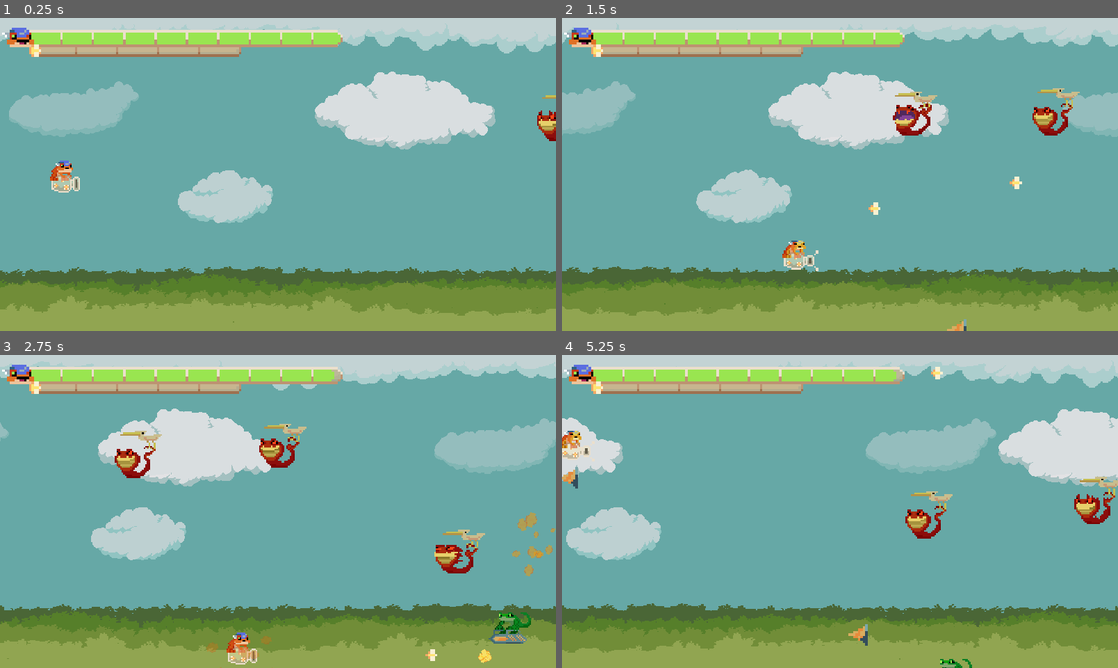
Above: before the commit, frames 1-4 (two rows, left to right).
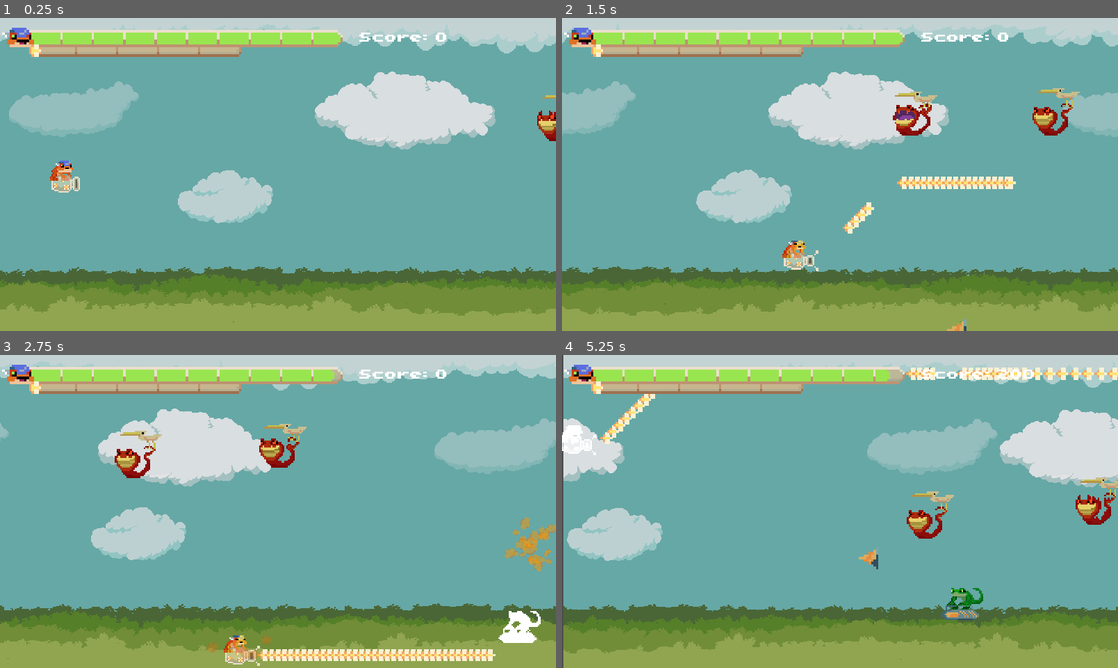
Above: after the commit, the same moments.

Repository: NxKuma/ISCS_Shooter
Game: Godot game, scene res://Scene/main.tscn
The game is run twice, just before and just after one commit, with the same random seed, the same clock (stepped at 60 frames per second) and the same inputs.
Inputs:
- Up to frame 1 (0.25 s): no input
- Up to frame 2 (1.5 s): hold D (Right) 0.53-1.28 s; hold G (Bomb) 0.53-1.28 s; tap Space (Shoot) at 0.8, 1.35 s; hold S (Down) from 1.28 s (still down)
- Up to frame 3 (2.75 s): tap G (Bomb) at 1.55 s; release S (Down) at 2.03 s; hold D (Right) from 2.03 s (still down); hold G (Bomb) from 2.03 s (still down); tap Space (Shoot) at 2.3 s
- Up to frame 4 (5.25 s): release D (Right) at 2.78 s; release G (Bomb) at 2.78 s; hold W (Up) 2.78-3.53 s; tap Space (Shoot) at 2.85, 3.8, 4.35 s; tap G (Bomb) at 3.05, 4.55 s; hold G (Bomb) 3.53-4.28 s; hold A (Left) 3.53-5.03 s; hold S (Down) from 5.03 s (still down); hold G (Bomb) from 5.03 s (still down)

The runs differ from the first frame. In frame 1, 0.2% of the frame differs, in the area x 64-81%, y 4-8%; in frame 2, 1.2%; in frame 3, 3.8%; in frame 4, 5.6%, in the area x 0-100%, y 0-100%.

Commit message:
Added Score System

Diff:
--- a/Scene/canvas_layer.tscn
+++ b/Scene/canvas_layer.tscn
@@ -21,15 +21,34 @@
 anchor_right = 0.5
 anchor_bottom = 0.5
 offset_left = -327.0
-offset_top = -144.5
+offset_top = -188.0
 offset_right = 327.0
-offset_bottom = 144.5
+offset_bottom = 101.0
 grow_horizontal = 2
 grow_vertical = 2
 mouse_filter = 2
 bbcode_enabled = true
 text = "[font_size=75][center]
-[font=./Fonts/04B11-xrr.TTF][rainbow]You Died 💀"
+[font=./Fonts/04B11-xrr.TTF][rainbow]You Died 💀
+"
+
+[node name="Score" type="RichTextLabel" parent="."]
+anchors_preset = 8
+anchor_left = 0.5
+anchor_top = 0.5
+anchor_right = 0.5
+anchor_bottom = 0.5
+offset_left = -576.0
+offset_top = 2.0
+offset_right = 576.0
+offset_bottom = 291.0
+grow_horizontal = 2
+grow_vertical = 2
+mouse_filter = 2
+bbcode_enabled = true
+text = "[font_size=60][center]
+[font=./Fonts/04B11-xrr.TTF]Score:10000
+"
 
 [node name="Try Again" type="Button" parent="."]
 offset_left = 460.0
@@ -41,6 +60,7 @@
 text = "Play Again"
 
 [node name="Area2D" type="Area2D" parent="."]
+visible = false
 
 [node name="CollisionShape2D" type="CollisionShape2D" parent="Area2D"]
 position = Vector2(597.5, -294.5)
--- a/Scene/lizard_enemy.tscn
+++ b/Scene/lizard_enemy.tscn
@@ -137,6 +137,7 @@
 
 [connection signal="area_entered" from="." to="." method="_on_area_entered"]
 [connection signal="body_entered" from="." to="." method="_on_body_entered"]
+[connection signal="tree_exited" from="." to="." method="_on_tree_exited"]
 [connection signal="timeout" from="Reload" to="." method="_on_reload_timeout"]
 [connection signal="timeout" from="Reload" to="." method="_on_timer_timeout"]
 [connection signal="timeout" from="Wake" to="." method="_on_wake_timeout"]
--- a/Scene/snake_enemy.tscn
+++ b/Scene/snake_enemy.tscn
@@ -149,4 +149,5 @@
 
 [connection signal="area_entered" from="." to="." method="_on_area_entered"]
 [connection signal="body_entered" from="." to="." method="_on_body_entered"]
+[connection signal="tree_exited" from="." to="." method="_on_tree_exited"]
 [connection signal="timeout" from="Wake" to="." method="_on_wake_timeout"]
--- a/Scene/ui.tscn
+++ b/Scene/ui.tscn
@@ -37,3 +37,20 @@
 centered = false
 hframes = 4
 frame = 3
+
+[node name="RichTextLabel" type="RichTextLabel" parent="."]
+anchors_preset = -1
+anchor_left = 0.766493
+anchor_right = 1.10243
+anchor_bottom = 0.123457
+offset_left = -138.0
+offset_top = 27.0
+offset_right = -98.0
+offset_bottom = 67.0
+grow_horizontal = 0
+size_flags_vertical = 0
+bbcode_enabled = true
+text = "[font_size=30]
+[font=./Fonts/04B11-xrr.TTF]Score: 00"
+fit_content = true
+metadata/_edit_use_anchors_ = true
--- a/Script/Bullet_shatter.gd
+++ b/Script/Bullet_shatter.gd
@@ -1,6 +1,7 @@
 extends GPUParticles2D
 
 @onready var bomb_sfx: AudioStreamPlayer2D = $BombSFX
+@onready var ui:CanvasLayer = $"../UI"
 
 var version: int = 0
 
@@ -26,3 +27,4 @@
 func _on_bomb_area_entered(area):
 	if version != 0:
 		area.queue_free()
+		ui.points += 200
--- a/Script/lizard_enemy.gd
+++ b/Script/lizard_enemy.gd
@@ -3,6 +3,7 @@
 @export var speed:float = 100.0
 @export var direction:Vector2 = Vector2.LEFT
 
+@onready var ui:CanvasLayer = $"../UI"
 @onready var animated_sprite_2d:AnimatedSprite2D = $AnimatedSprite2D
 @onready var timer:Timer = $Reload
 @onready var particle:GPUParticles2D = $Particle2
@@ -89,7 +90,7 @@
 
 func summon():
 	var willbomb:int = randi_range(1,20)
-	if willbomb == 8:
+	if willbomb == 5:
 		var pickup = PICKUP.instantiate()
 		pickup.global_position = global_position
 		add_sibling(pickup)
@@ -101,3 +102,7 @@
 func _on_reload_timeout():
 	if !is_dead:
 		shoot()
+
+
+func _on_tree_exited():
+	ui.points += 200
--- a/Script/player.gd
+++ b/Script/player.gd
@@ -23,6 +23,20 @@
 	bgm.play()
 
 func _process(delta: float) -> void:
+	if Input.is_action_pressed("Shoot") or Input.is_action_pressed("Bomb"):
+		animated_sprite_2d.play("Shoot")
+		var new_projectile = PROJECTILE.instantiate()
+		if Input.is_action_just_pressed("Bomb") and can_bomb:
+			pew_sfx.play(0.21)
+			new_projectile.version = 3
+			bombs = 0
+		else:
+			new_projectile.version = 0
+		new_projectile.direction = Vector2.RIGHT
+		new_projectile.global_position = Vector2(global_position.x + 42, global_position.y + 5)
+		add_sibling(new_projectile)
+
+
 	var movement := Input.get_vector("Left", "Right", "Up", "Down")
 	if movement:
 		velocity = movement * speed
@@ -42,19 +56,19 @@
 		death.emitting = true
 		set_process(false)
 
-func _input(event):
-	if Input.is_action_just_pressed("Shoot") or Input.is_action_just_pressed("Bomb"):
-		animated_sprite_2d.play("Shoot")
-		var new_projectile = PROJECTILE.instantiate()
-		if Input.is_action_just_pressed("Bomb") and can_bomb:
-			pew_sfx.play(0.21)
-			new_projectile.version = 3
-			bombs = 0
-		else:
-			new_projectile.version = 0
-		new_projectile.direction = Vector2.RIGHT
-		new_projectile.global_position = Vector2(global_position.x + 42, global_position.y + 5)
-		add_sibling(new_projectile)
+#func _input(event):
+	#if Input.is_action_pressed("Shoot") or Input.is_action_pressed("Bomb"):
+		#animated_sprite_2d.play("Shoot")
+		#var new_projectile = PROJECTILE.instantiate()
+		#if Input.is_action_just_pressed("Bomb") and can_bomb:
+			#pew_sfx.play(0.21)
+			#new_projectile.version = 3
+			#bombs = 0
+		#else:
+			#new_projectile.version = 0
+		#new_projectile.direction = Vector2.RIGHT
+		#new_projectile.global_position = Vector2(global_position.x + 42, global_position.y + 5)
+		#add_sibling(new_projectile)
 
 
 func _on_wake_timeout():
--- a/Script/snake_enemy.gd
+++ b/Script/snake_enemy.gd
@@ -7,6 +7,7 @@
 @onready var collision_shape_2d:CollisionShape2D = $CollisionShape2D
 @onready var wake:Timer = $Wake
 @onready var camera_2d:Camera2D = $"../Camera2D"
+@onready var ui:CanvasLayer = $"../UI"
 
 const PROJECTILE = preload("res://Scene/particle_effect.tscn")
 const SHUTTER = preload("res://Scene/Bullet_shatter.tscn")
@@ -62,6 +63,7 @@
 	wake.start()
 	if health <= 0:
 		is_dead = true
+		collision_shape_2d.disabled = true
 		summon()
 		animated_sprite_2d.visible = false
 		snake.emitting = true
@@ -71,7 +73,7 @@
 
 func summon():
 	var willbomb:int = randi_range(1,20)
-	if willbomb == 6:
+	if willbomb == 1:
 		var pickup = PICKUP.instantiate()
 		pickup.global_position = global_position
 		add_sibling(pickup)
@@ -80,3 +82,7 @@
 
 func _on_wake_timeout():
 	animated_sprite_2d.material.set("shader_parameter/Enabled", false)
+
+
+func _on_tree_exited():
+	ui.points += 100
--- a/Script/spawner.gd
+++ b/Script/spawner.gd
@@ -6,12 +6,13 @@
 @onready var timer:Timer = $Timer
 
 func _on_timer_timeout() -> void:
-	var random_height:float = randf_range(-200,200)
-	var random_enemy:int = randi_range(0,1)
-	var enemy
-	match random_enemy:
-		0: enemy = SNAKE_ENEMY.instantiate()
-		1: enemy = LIZARD_ENEMY.instantiate()
-	add_sibling(enemy)
-	enemy.position = Vector2(position.x ,position.y + random_height)
-	timer.wait_time = randi_range(1,2)
+	if visible == true:
+		var random_height:float = randf_range(-200,200)
+		var random_enemy:int = randi_range(0,1)
+		var enemy
+		match random_enemy:
+			0: enemy = SNAKE_ENEMY.instantiate()
+			1: enemy = LIZARD_ENEMY.instantiate()
+		add_sibling(enemy)
+		enemy.position = Vector2(position.x ,position.y + random_height)
+		timer.wait_time = randi_range(1,2)
--- a/Script/ui.gd
+++ b/Script/ui.gd
@@ -2,7 +2,9 @@
 @onready var bar:Sprite2D = $Bar
 @onready var bomb:Sprite2D = $BombBar
 @onready var player = $"../Player"
+@onready var rich_text_label:RichTextLabel = $RichTextLabel
 
+var points:int = 0
 # Called when the node enters the scene tree for the first time.
 func _ready():
 	pass # Replace with function body.
@@ -11,6 +13,7 @@
 # Called every frame. 'delta' is the elapsed time since the previous frame.
 func _process(delta):
 	bar.scale.x = player.health/100
+	rich_text_label.text = "[font_size=30][font=./Fonts/04B11-xrr.TTF]Score: " + str(points)
 	if player.bombs <= 5:
 		bomb.scale.x = player.bombs
 		if player.bombs == 5:
--- a/canvas_layer.gd
+++ b/canvas_layer.gd
@@ -2,7 +2,9 @@
 
 @onready var player:CharacterBody2D = $"../Player"
 @onready var ui:CanvasLayer = $"../UI"
+@onready var spawner = $"../Spawner"
 @onready var area_2d:Area2D = $Area2D
+@onready var score:RichTextLabel = $Score
 
 func _ready() -> void:
 	self.visible = false
@@ -11,11 +13,15 @@
 func _process(float) -> void:
 	if player.health <= 0:
 		self.visible = true
+		spawner.visible = false
+		score.text = "[font_size=60][center][font=./Fonts/04B11-xrr.TTF]Score: " + str(ui.points)
 		area_2d.get_child(0).disabled = false
 
 func _on_pressed() -> void:
 	self.visible = false
+	spawner.visible = true
 	area_2d.get_child(0).disabled = true
+	ui.points = 0
 	player.animated_sprite_2d.visible = true
 	player.health = 500
 	player.set_process(true)
Not shown: 3 places in Scene/lizard_enemy.tscn that only renumber resources
Not shown: 3 places in Scene/snake_enemy.tscn that only renumber resources
